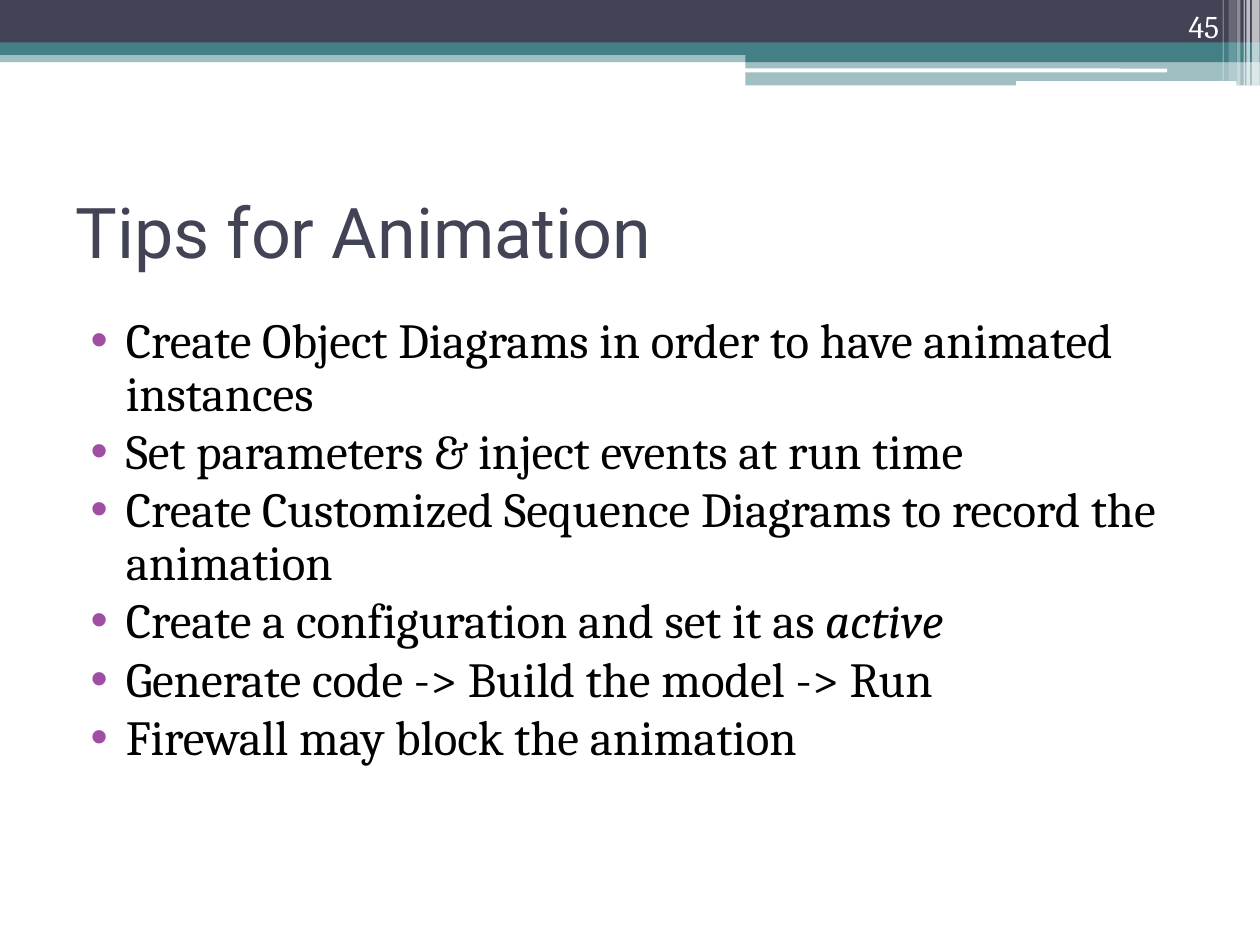
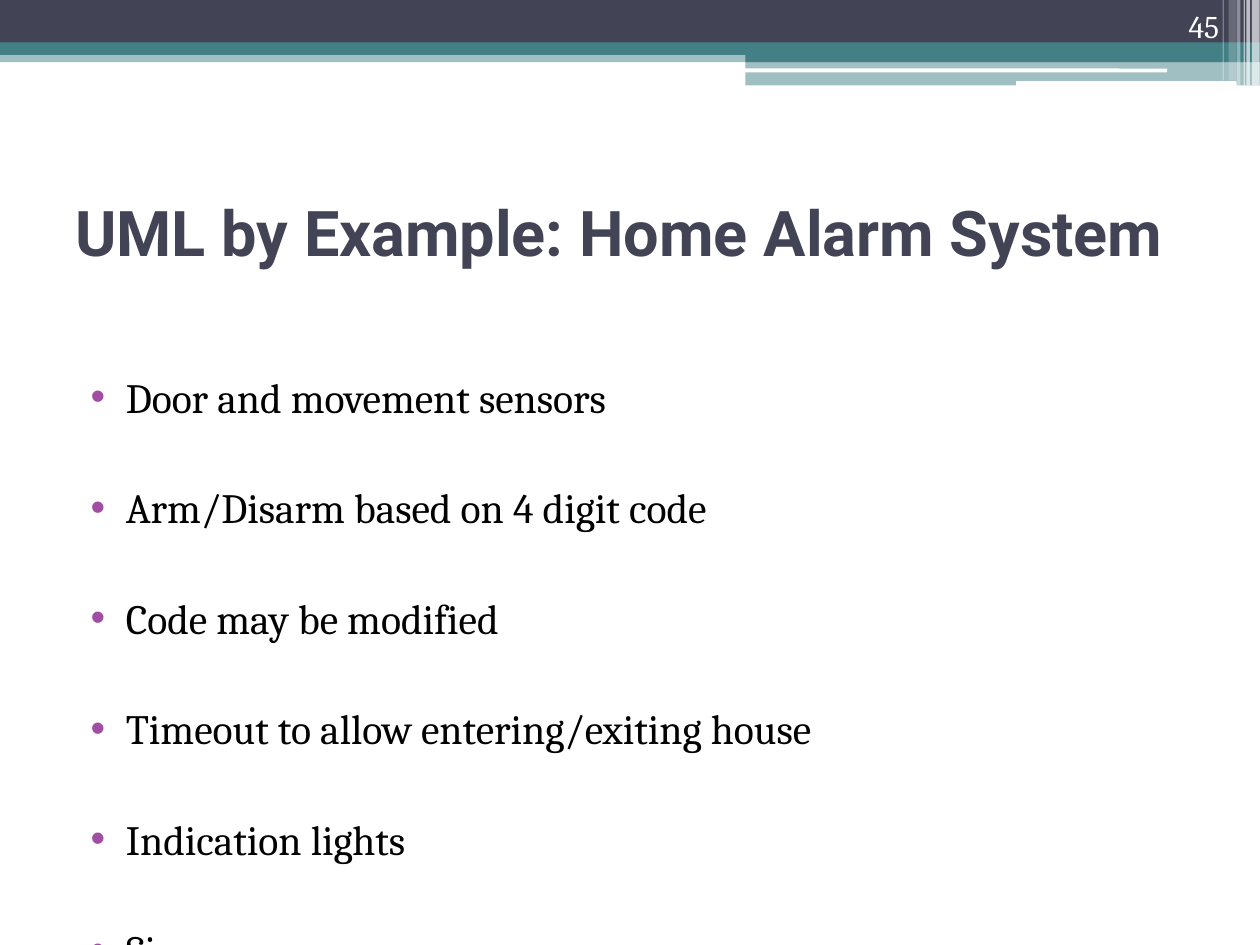
Before and after one commit to adenner/srs509, a slide deck: slide 45 of Final Presentation/Team 2 409-509 Final Presentation.pptx. Drawn at 1260x945 pixels with LibreOffice and Linux fonts; fonts in the diff are those of the drawing. Boxes give left, top, right and bottom in pixels: in the first picture for what was removed or moved away, otherwise in the second. Text is boxed around its words. In the diff, an @@ line names an element or a change of style, - is before the commit and + after.

```diff
--- a/Final Presentation/Team 2 409-509 Final Presentation.pptx
+++ b/Final Presentation/Team 2 409-509 Final Presentation.pptx
@@ title at (75, 208, 1162, 270): text changed; size 40 to 36 pt; bold on @@
-Tips for Animation
+UML by Example: Home Alarm System
@@ text at (126, 384, 811, 864): text changed; size 28 to 23.8 pt @@
-• Create Object Diagrams in order to have animated instances
-• Set parameters & inject events at run time
-• Create Customized Sequence Diagrams to record the animation
-• Create a configuration and set it as active
-• Generate code -> Build the model -> Run
-• Firewall may block the animation
+• Door and movement sensors
+• Arm/Disarm based on 4 digit code
+• Code may be modified
+• Timeout to allow entering/exiting house
+• Indication lights
+• Siren
```
Also in this commit, not shown: 1 other slide changed, 4 slides added, 3 slides removed.
